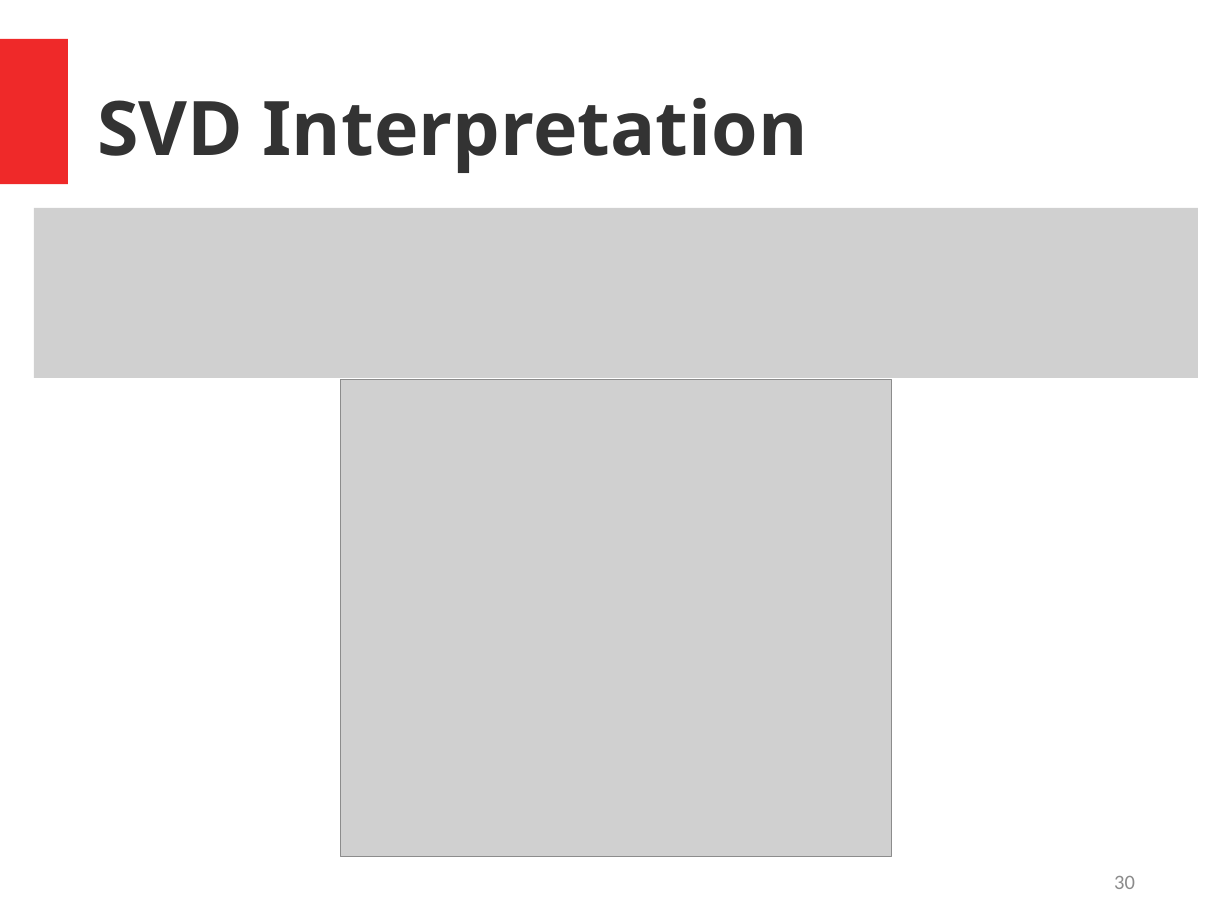
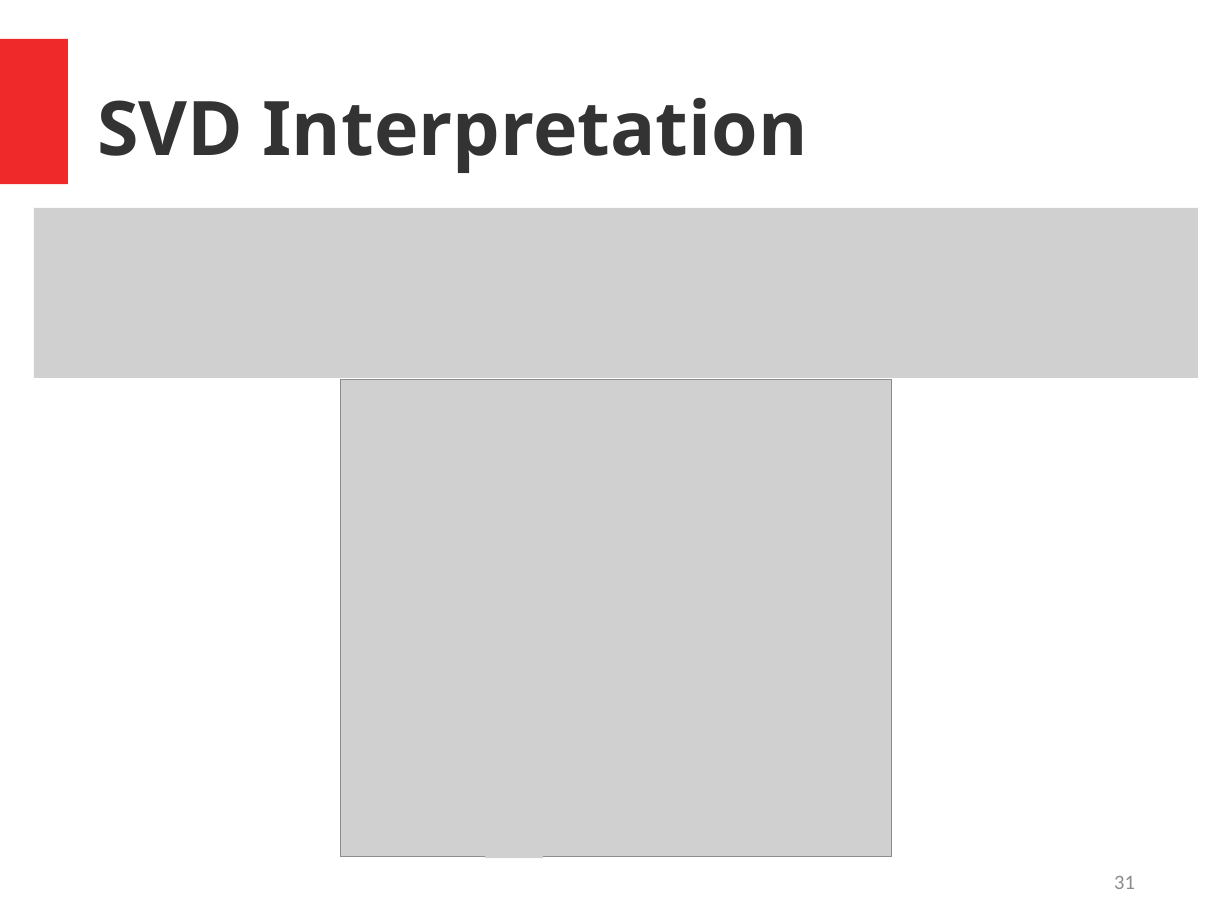
Before and after one commit to comp417-fall2019-tutorials/linear_algebra_tutorial, a slide deck: slide 31 of documentation/LinearAlgebra_Tutorial.pptx (slide 30 before the commit). Drawn at 1232x924 pixels with LibreOffice and Linux fonts; fonts in the diff are those of the drawing; grey boxes stand for pictures. Boxes give left, top, right and bottom in pixels: in the first picture for what was removed or moved away, otherwise in the second. Text is boxed around its words. In the diff, an @@ line names an element or a change of style, - is before the commit and + after.

```diff
--- a/documentation/LinearAlgebra_Tutorial.pptx
+++ b/documentation/LinearAlgebra_Tutorial.pptx
@@ picture added at (485,800,543,857) @@
@@ page number at (1114,876,1135,889): text changed @@
-30
+31
```
Also in this commit, not shown: 6 other slides changed, 1 slide added, 3 other files.
